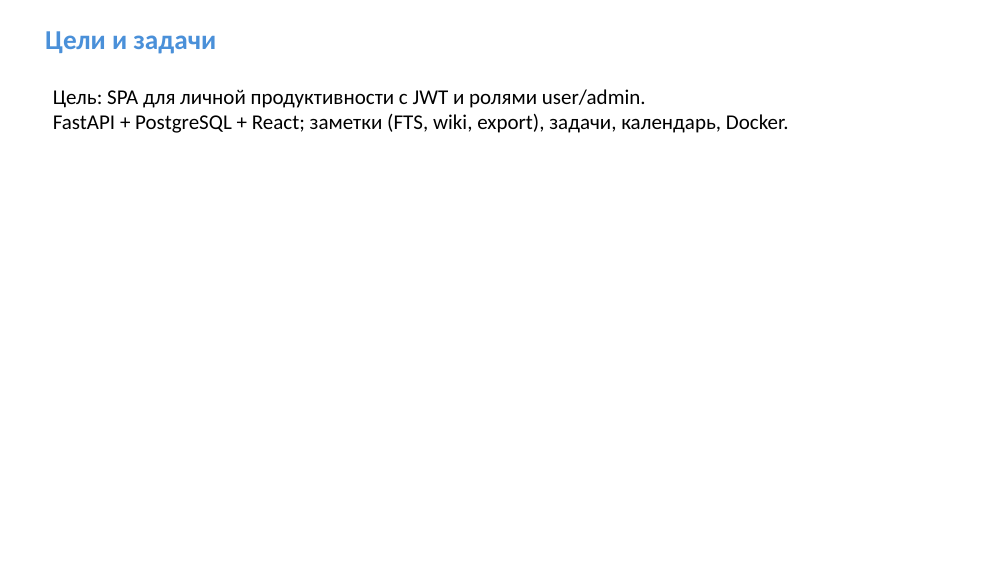
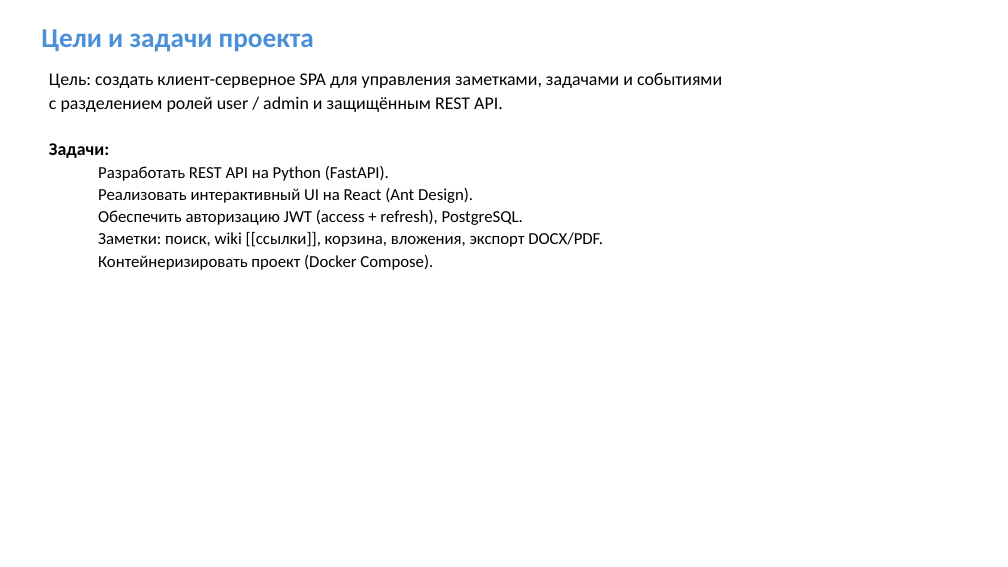
Before and after one commit to Sergei0319/ticktick-diplom, a slide deck: slide 2 of presentation/Презентация_TickTick_диплом.pptx. Drawn at 1008x567 pixels with LibreOffice and Linux fonts; fonts in the diff are those of the drawing. Boxes give left, top, right and bottom in pixels: in the first picture for what was removed or moved away, otherwise in the second. Text is boxed around its words. In the diff, an @@ line names an element or a change of style, - is before the commit and + after.

```diff
--- a/presentation/Презентация_TickTick_диплом.pptx
+++ b/presentation/Презентация_TickTick_диплом.pptx
@@ text at (x1=41, y1=29, x2=314, y2=52): text changed @@
-Цели и задачи
+Цели и задачи проекта
@@ text at (x1=49, y1=73, x2=722, y2=270): text changed; size 20 to 16 pt @@
-Цель: SPA для личной продуктивности с JWT и ролями user/admin.
-FastAPI + PostgreSQL + React; заметки (FTS, wiki, export), задачи, календарь, Docker.
+Цель: создать клиент-серверное SPA для управления заметками, задачами и событиями
+с разделением ролей user / admin и защищённым REST API.
+Задачи:
+  Разработать REST API на Python (FastAPI).
+  Реализовать интерактивный UI на React (Ant Design).
+  Обеспечить авторизацию JWT (access + refresh), PostgreSQL.
+  Заметки: поиск, wiki [[ссылки]], корзина, вложения, экспорт DOCX/PDF.
+  Контейнеризировать проект (Docker Compose).
```
Also in this commit, not shown: 5 other slides changed, 4 slides added, 4 slides removed.
